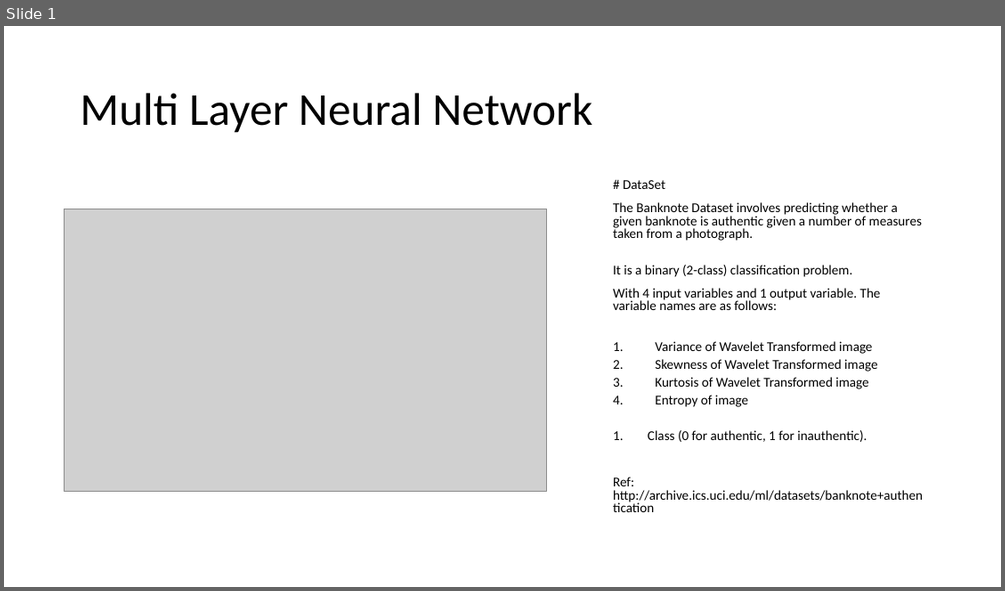
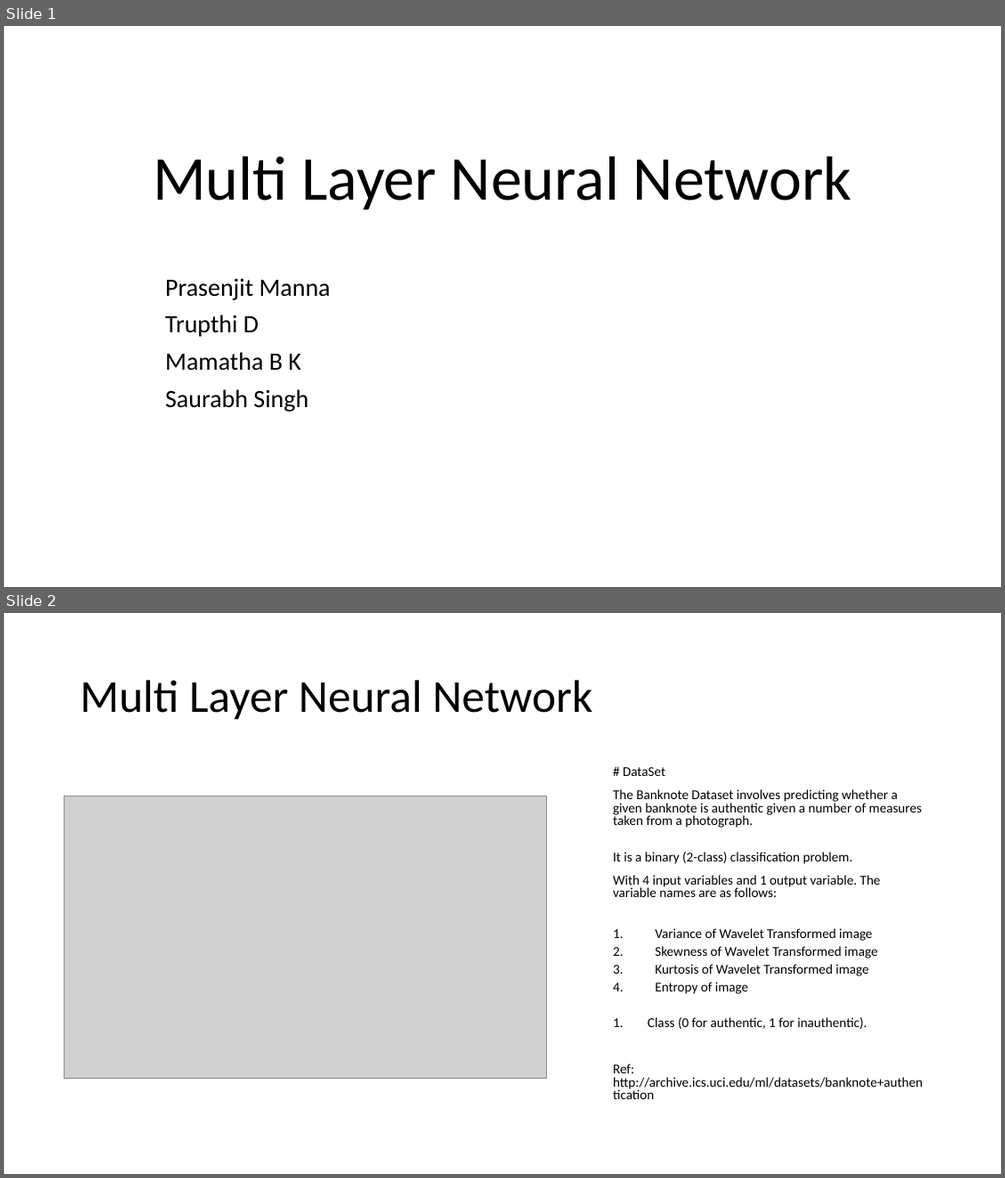
Before and after one commit to cce-iisc-ml-2020/ann, a slide deck: ANN Presentation.pptx. Shown one above the other, each under a label of ours: slide 1 before the commit, slides 1 and 2 after it. The pictures are 1005x591 and 1005x1178 pixels, drawn with LibreOffice and Linux fonts; fonts in the diff are those of the drawing; grey boxes stand for pictures. Boxes give left, top, right and bottom in pixels: in the first picture for what was removed or moved away, otherwise in the second. Text is boxed around its words. In the diff, an @@ line names an element or a change of style, - is before the commit and + after.

Commit message:
updated

```diff
--- a/ANN Presentation.pptx
+++ b/ANN Presentation.pptx
@@ slide 1 added at [4, 26, 1001, 587], background #FFFFFF @@
@@ title added at [153, 156, 851, 210], 60 pt, text #000000 @@
+Multi Layer Neural Network
@@ subtitle added at [165, 278, 331, 411], 24 pt, text #000000 @@
+Prasenjit Manna
+Trupthi D
+Mamatha B K
+Saurabh Singh
@@ what was slide 1 is now slide 2 @@
```
